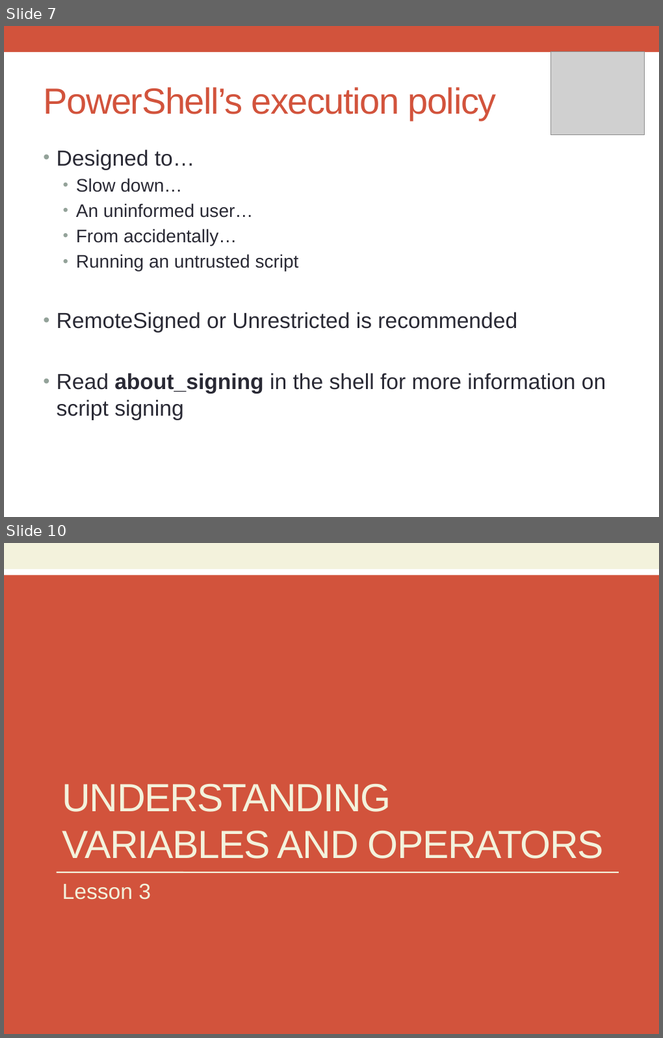
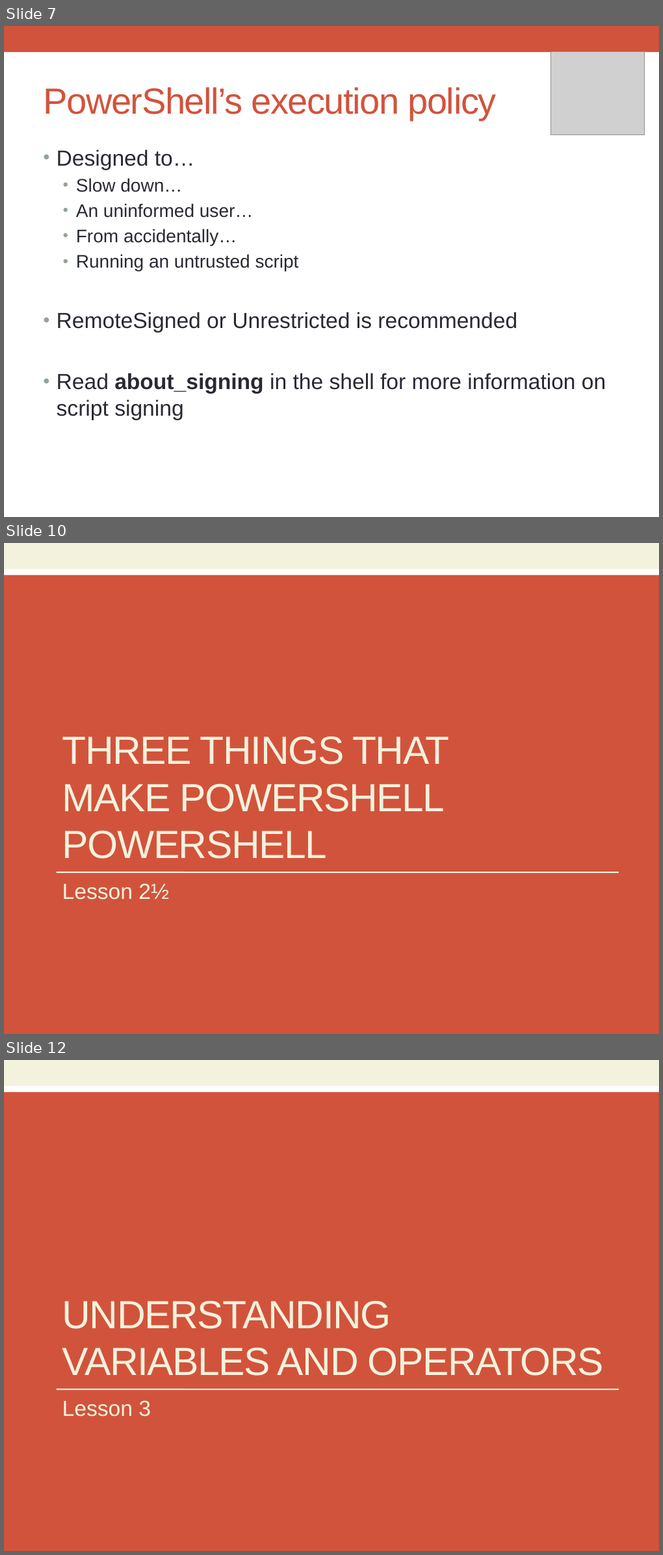
Before and after one commit to boomalator/55309-Powershell, a slide deck: Powerpoint/Module01-PreparingForScripting.pptx. Shown one above the other, each under a label of ours: slides 7 and 10 before the commit, slides 7, 10 and 12 after it; the slides between them are not shown. The pictures are 663x1038 and 663x1555 pixels, drawn with LibreOffice and Linux fonts; fonts in the diff are those of the drawing; grey boxes stand for pictures. Boxes give left, top, right and bottom in pixels: in the first picture for what was removed or moved away, otherwise in the second. Text is boxed around its words. In the diff, an @@ line names an element or a change of style, - is before the commit and + after.

```diff
--- a/Powerpoint/Module01-PreparingForScripting.pptx
+++ b/Powerpoint/Module01-PreparingForScripting.pptx
@@ slide 10 added at bbox=[4, 543, 659, 1034], background #D2533C; not listed: 3 template elements that a slide beside it also shows @@
@@ title added at bbox=[62, 737, 449, 859], 43.2 pt, text #F3F2DC @@
+THREE THINGS THAT
+MAKE POWERSHELL
+POWERSHELL
@@ text added at bbox=[62, 884, 169, 900], 24 pt, text #F3F2DC @@
+Lesson 2½
@@ what was slide 10 is now slide 12 @@
```
Also in this commit, not shown: 3 slides changed, 2 other slides added, 1 slide removed, 40 other files.
